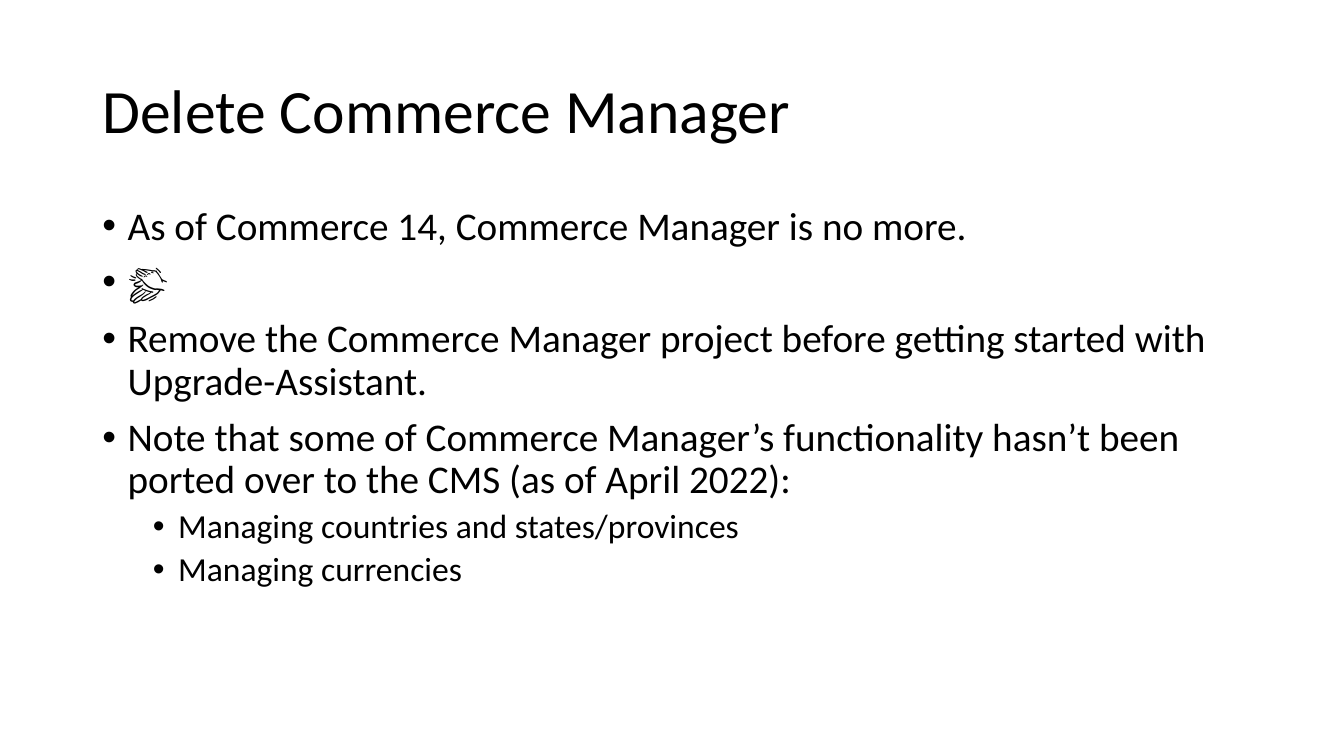
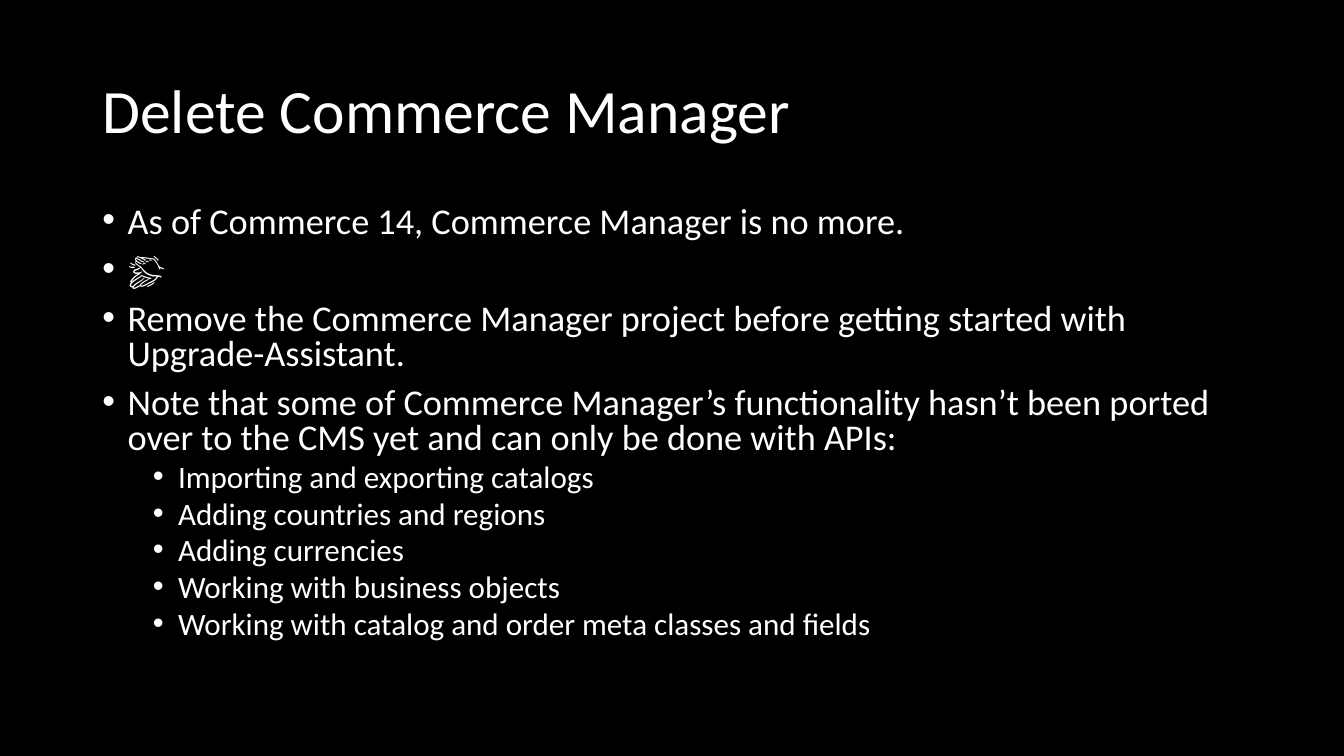
Before and after one commit to DrewNull/optimizely-cms12-upgrade, a slide deck: slide 12 of Presentation--Upgrading-to-CMS-12-and-Commerce-14.pptx. Drawn at 1344x756 pixels with LibreOffice and Linux fonts; fonts in the diff are those of the drawing. Boxes give left, top, right and bottom in pixels: in the first picture for what was removed or moved away, otherwise in the second. Text is boxed around its words. In the diff, an @@ line names an element or a change of style, - is before the commit and + after.

```diff
--- a/Presentation--Upgrading-to-CMS-12-and-Commerce-14.pptx
+++ b/Presentation--Upgrading-to-CMS-12-and-Commerce-14.pptx
@@ background #FFFFFF to #000000 @@
@@ title "Delete Commerce Manager" at box(102, 90, 790, 144): text colour #000000 to #FFFFFF @@
@@ text at box(128, 209, 1126, 373): size 28 to 25.9 pt, text colour #000000 to #FFFFFF in "As of Commerce 14, Commerce Manager is ...", "👏", "Remove the Commerce Manager project before getting ..."; line spacing 0.9 to 0.8 @@
@@ text at box(128, 389, 1209, 641): text changed; size 28 to 22.2 pt; text colour #000000 to #FFFFFF @@
-• Note that some of Commerce Manager’s functionality hasn’t been ported over to the CMS (as of April 2022):
-  • Managing countries and states/provinces
-  • Managing currencies
+• Note that some of Commerce Manager’s functionality hasn’t been ported over to the CMS yet and can only be done with APIs:
+  • Importing and exporting catalogs
+  • Adding countries and regions
+  • Adding currencies
+  • Working with business objects
+  • Working with catalog and order meta classes and fields
```
Also in this commit, not shown: 44 other slides changed, 2 slides added, 2 slides removed, 1 other file.
